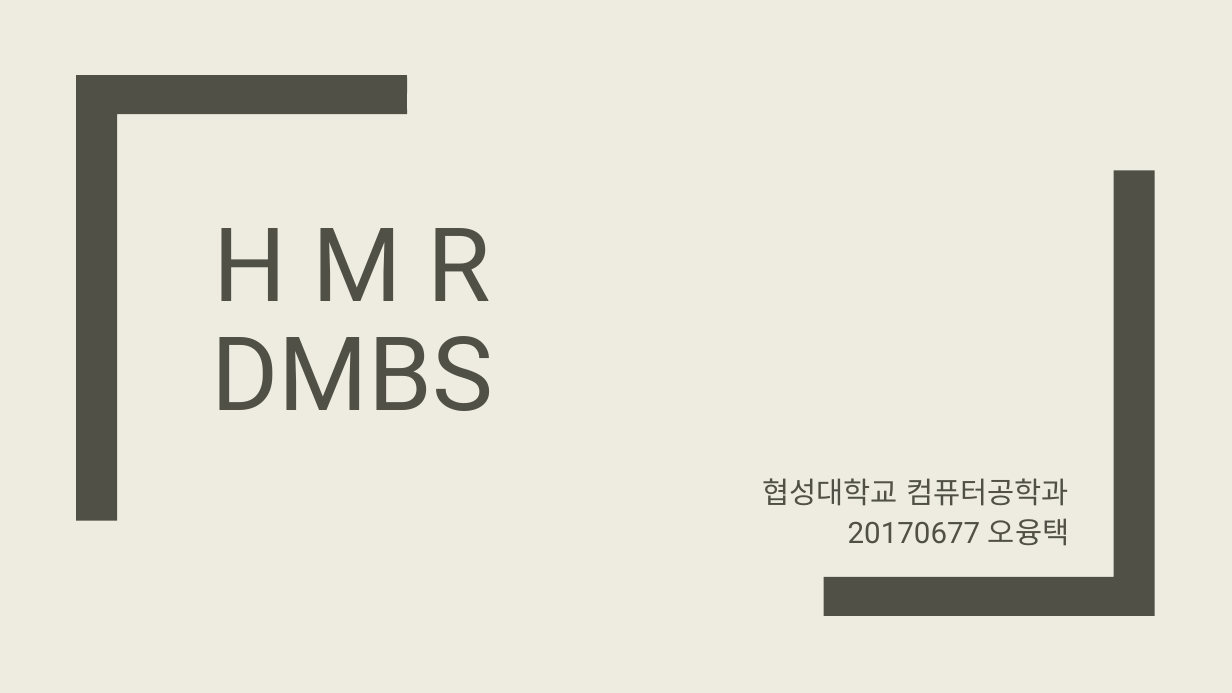
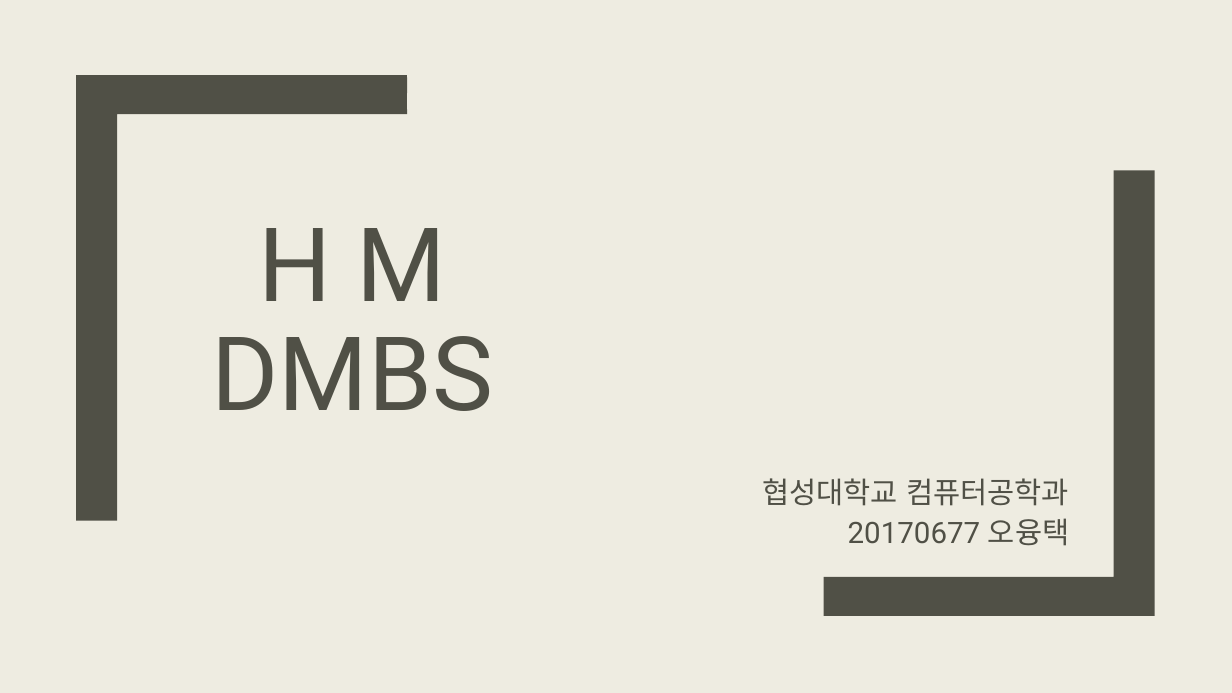
Before and after one commit to cyphen156/Workspace, a slide deck: slide 1 of Access/기말발표_오융택.pptx. Drawn at 1232x693 pixels with LibreOffice and Linux fonts; fonts in the diff are those of the drawing. Boxes give left, top, right and bottom in pixels: in the first picture for what was removed or moved away, otherwise in the second. Text is boxed around its words. In the diff, an @@ line names an element or a change of style, - is before the commit and + after.

```diff
--- a/Access/기말발표_오융택.pptx
+++ b/Access/기말발표_오융택.pptx
@@ title at (211,228,493,411): text changed @@
-H M R
-DMBS
+H M
+DMBS
```
Also in this commit, not shown: 4 other slides changed, 6 slides added, 1 slide removed, 29 other files.
